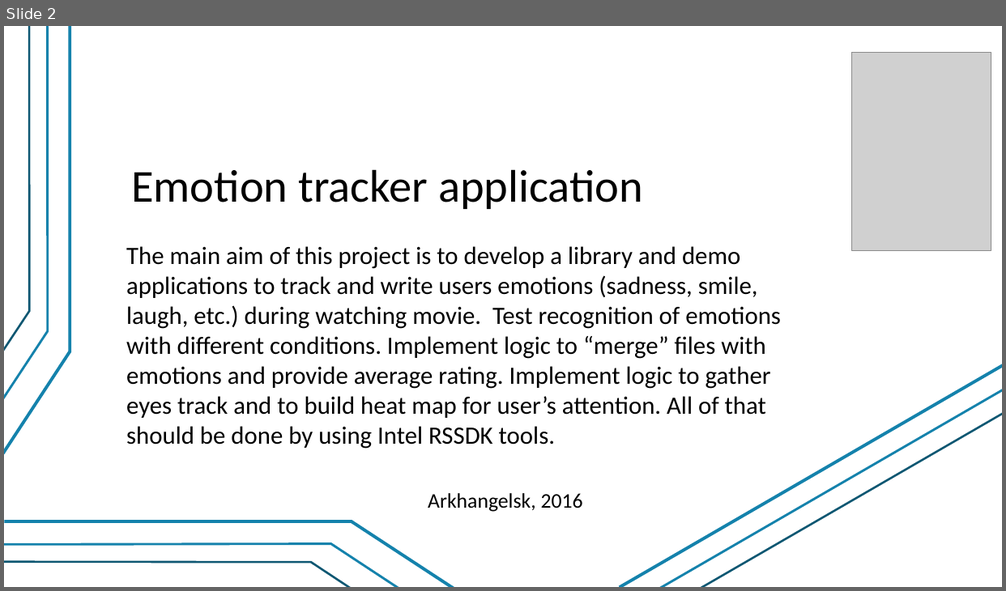
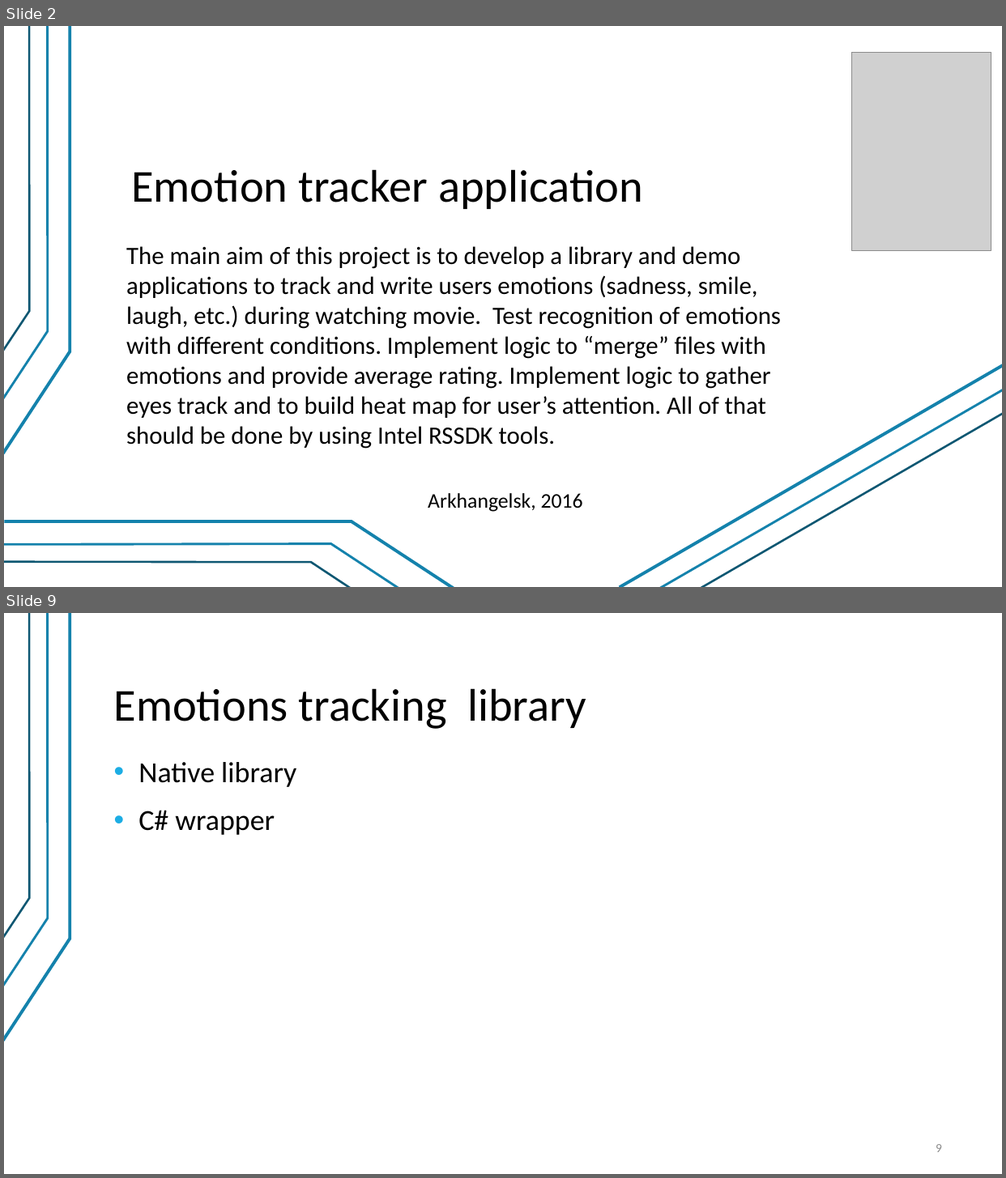
Before and after one commit to valber-8/emotracker, a slide deck: EmotionsTracker.pptx. Shown one above the other, each under a label of ours: slide 2 before the commit, slides 2 and 9 after it; the slides between them are not shown. The pictures are 1006x591 and 1006x1178 pixels, drawn with LibreOffice and Linux fonts; fonts in the diff are those of the drawing; grey boxes stand for pictures. Boxes give left, top, right and bottom in pixels: in the first picture for what was removed or moved away, otherwise in the second. Text is boxed around its words. In the diff, an @@ line names an element or a change of style, - is before the commit and + after.

```diff
--- a/EmotionsTracker.pptx
+++ b/EmotionsTracker.pptx
@@ slide 9 added at (4,613,1002,1174), background #FFFFFF; not listed: 3 template elements that a slide beside it also shows @@
@@ title added at (114,688,586,729), 44 pt, text #000000 @@
+Emotions tracking library
@@ text added at (138,762,296,835), 28 pt, text #000000 @@
+• Native library
+• C# wrapper
@@ page number added at (936,1144,942,1152), 12 pt, text #8C8C8C @@
+9
```
Also in this commit, not shown: 13 other slides added, 1 slide removed, 23 other files.
